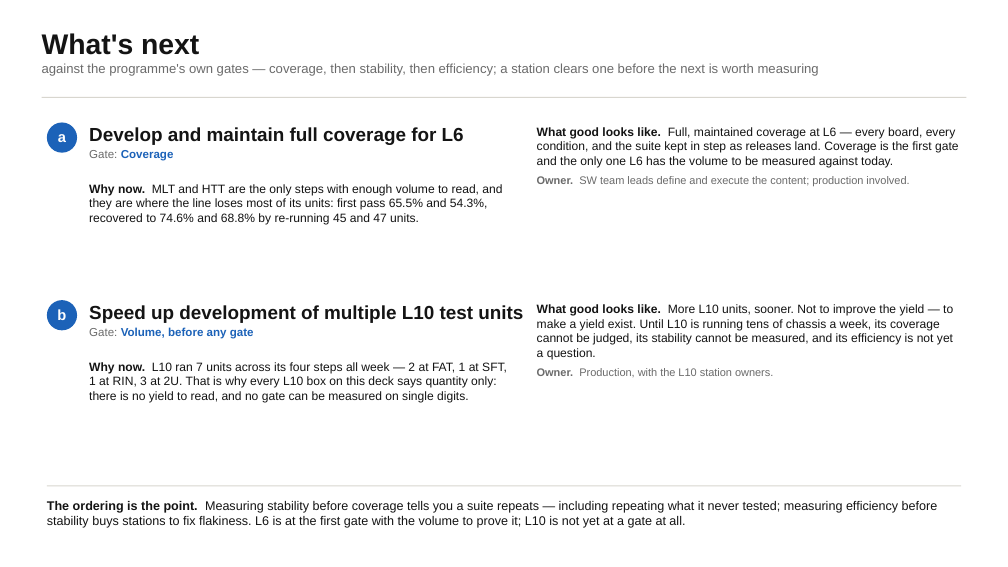
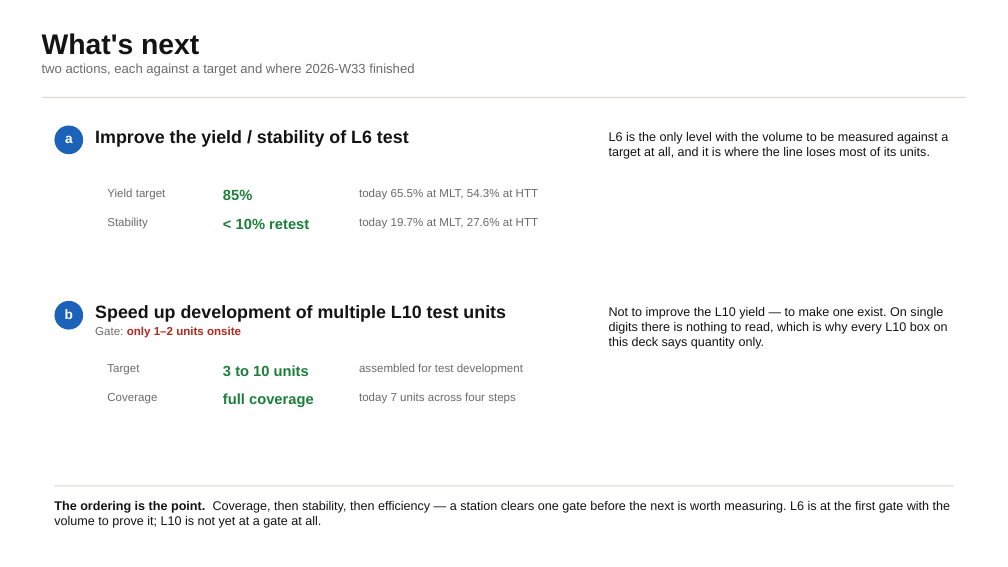
Before and after one commit to Quan-Etched/32x_MP_Auto_DailyReport, a slide deck: slide 4 of weekly/2026-W33/weekly-2026-W33.pptx. Drawn at 1008x567 pixels with LibreOffice and Linux fonts; fonts in the diff are those of the drawing. Boxes give left, top, right and bottom in pixels: in the first picture for what was removed or moved away, otherwise in the second. Text is boxed around its words. In the diff, an @@ line names an element or a change of style, - is before the commit and + after.

```diff
--- a/weekly/2026-W33/weekly-2026-W33.pptx
+++ b/weekly/2026-W33/weekly-2026-W33.pptx
@@ text at bbox=[42, 63, 414, 76]: text changed @@
-against the programme's own gates — coverage, then stability, then efficiency; a station clears one before the next is worth measuring
+two actions, each against a target and where 2026-W33 finished
@@ text "a" at bbox=[65, 135, 73, 143]: size 14 to 13 pt @@
@@ ellipse: place and size @@
-ellipse at bbox=[47, 123, 77, 153]
+ellipse at bbox=[54, 126, 83, 154]
@@ text at bbox=[95, 130, 409, 147]: text changed; size 18 to 17 pt @@
-Develop and maintain full coverage for L6
-Gate: Coverage
+Improve the yield / stability of L6 test
@@ text at bbox=[609, 132, 948, 159]: text changed; size 11.5 to 12 pt @@
-What good looks like. Full, maintained coverage at L6 — every board, every condition, and the suite kept in step as releases land. Coverage is the first gate and the only one L6 has the volume to be measured against today.
-Owner. SW team leads define and execute the content; production involved.
+L6 is the only level with the volume to be measured against a target at all, and it is where the line loses most of its units.
@@ text removed at bbox=[89, 184, 502, 225] @@
-Why now. MLT and HTT are the only steps with enough volume to read, and they are where the line loses most of its units: first pass 65.5% and 54.3%, recovered to 74.6% and 68.8% by re-running 45 and 47 units.
@@ text added at bbox=[107, 188, 166, 200], 11 pt, text #6B6B6B @@
+Yield target
@@ text added at bbox=[223, 190, 252, 200], 14 pt, text #1B7F3B, bold @@
+85%
@@ text added at bbox=[359, 188, 538, 200], 11 pt, text #6B6B6B @@
+today 65.5% at MLT, 54.3% at HTT
@@ text added at bbox=[107, 217, 147, 228], 11 pt, text #6B6B6B @@
+Stability
@@ text added at bbox=[236, 218, 309, 229], 14 pt, text #1B7F3B, bold @@
+< 10% retest
@@ text at bbox=[359, 217, 538, 229]: text changed; size 11.5 to 11 pt; text colour #141414 to #6B6B6B @@
-Why now. L10 ran 7 units across its four steps all week — 2 at FAT, 1 at SFT, 1 at RIN, 3 at 2U. That is why every L10 box on this deck says quantity only: there is no yield to read, and no gate can be measured on single digits.
+today 19.7% at MLT, 27.6% at HTT
@@ 2 texts, 1 ellipse: place and size @@
-2 texts, 1 ellipse at bbox=[47, 134, 77, 330]
+2 texts, 1 ellipse at bbox=[54, 135, 83, 330]
@@ text "b" at bbox=[65, 309, 73, 319]: size 14 to 13 pt @@
@@ text at bbox=[95, 326, 241, 338]: text changed; text colour #1C62B8 to #B3281E @@
-Gate: Volume, before any gate
+Gate: only 1–2 units onsite
@@ text at bbox=[95, 305, 506, 322]: size 18 to 17 pt in "Speed up development of multiple L10 test ..." @@
@@ text removed at bbox=[537, 304, 953, 377] @@
-What good looks like. More L10 units, sooner. Not to improve the yield — to make a yield exist. Until L10 is running tens of chassis a week, its coverage cannot be judged, its stability cannot be measured, and its efficiency is not yet a question.
-Owner. Production, with the L10 station owners.
@@ text added at bbox=[609, 307, 948, 349], 12 pt, text #141414 @@
+Not to improve the L10 yield — to make one exist. On single digits there is nothing to read, which is why every L10 box on this deck says quantity only.
@@ text added at bbox=[107, 364, 139, 375], 11 pt, text #6B6B6B @@
+Target
@@ text added at bbox=[223, 365, 309, 376], 14 pt, text #1B7F3B, bold @@
+3 to 10 units
@@ text added at bbox=[359, 363, 523, 374], 11 pt, text #6B6B6B @@
+assembled for test development
@@ text added at bbox=[107, 393, 157, 404], 11 pt, text #6B6B6B @@
+Coverage
@@ text added at bbox=[223, 393, 314, 407], 14 pt, text #1B7F3B, bold @@
+full coverage
@@ text added at bbox=[359, 392, 516, 404], 11 pt, text #6B6B6B @@
+today 7 units across four steps
@@ rectangle: place and size @@
-rectangle at bbox=[47, 485, 961, 486]
+rectangle at bbox=[54, 485, 954, 486]
@@ text at bbox=[54, 501, 950, 528]: text changed @@
-The ordering is the point. Measuring stability before coverage tells you a suite repeats — including repeating what it never tested; measuring efficiency before stability buys stations to fix flakiness. L6 is at the first gate with the volume to prove it; L10 is not yet at a gate at all.
+The ordering is the point. Coverage, then stability, then efficiency — a station clears one gate before the next is worth measuring. L6 is at the first gate with the volume to prove it; L10 is not yet at a gate at all.
```
Also in this commit, not shown: 1 other slide changed, 4 other files.
